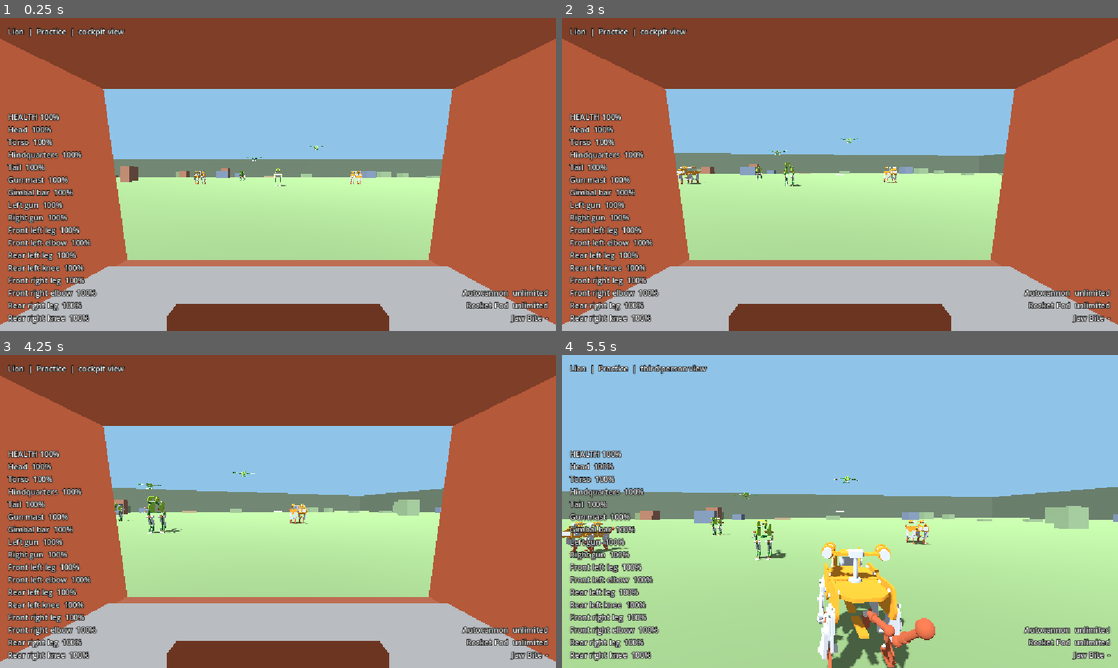
Above: before the commit, frames 1-4 (two rows, left to right).
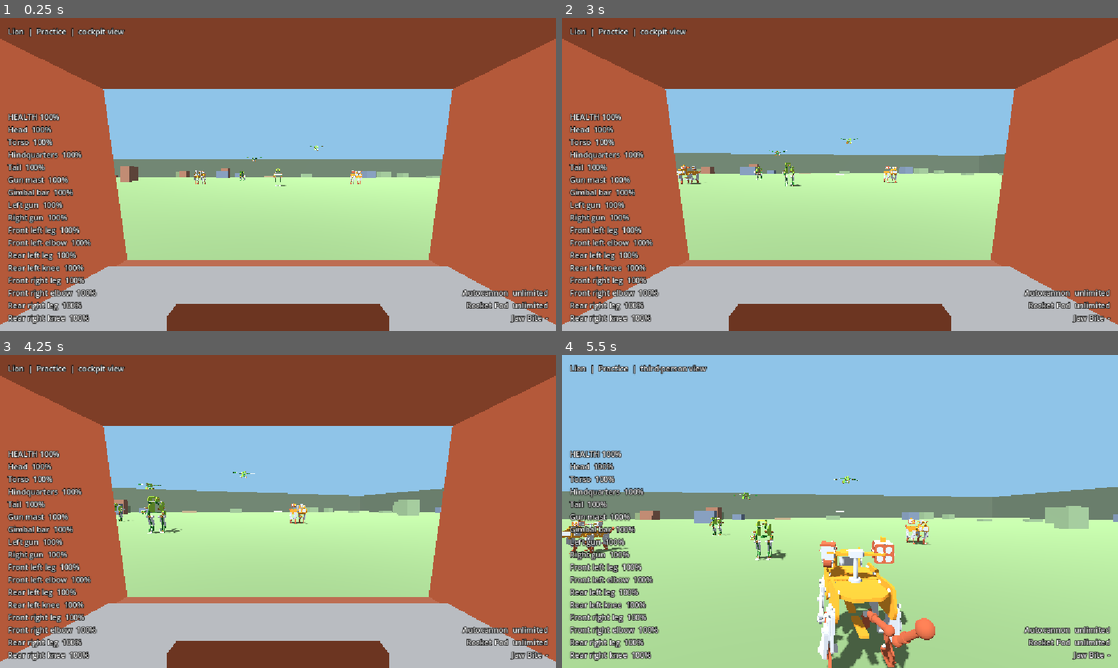
Above: after the commit, the same moments.

Repository: jacksonhcnz/animalmechcombatgame
Game: Godot game, scene res://scenes/test_range.tscn
Two runs of this game, one before a commit and one after it. Both use one fixed random seed, a clock stepped at 60 frames per second and the inputs below. This scene is started directly instead of the project's main scene.
Inputs (mouse positions are in pixels of both pictures, inside the frame that each line leads up to):
- Up to frame 1 (0.25 s): no input
- Up to frame 2 (3 s): tap Enter at 0.5 s; move the mouse to (962, 158) at 0.52 s; hold E (strafe_right) 0.53-1.28 s; tap Space (ascend) at 0.6 s; click (962, 158) at 0.67 s; move the mouse to (812, 174) at 1.27 s; hold W (move_forward) from 1.28 s (still down); tap Z (center_aim) at 1.35 s; move the mouse to (851, 168) at 2.02 s; hold F (fire_melee) 2.03-2.78 s; move the mouse to (834, 180) at 2.77 s; click (834, 180) at 2.85 s
- Up to frame 3 (4.25 s): keep holding W (move_forward); move the mouse to (316, 514) at 3.52 s; hold Right mouse button (fire_secondary) from 3.53 s (still down)
- Up to frame 4 (5.5 s): keep holding W (move_forward); move the mouse to (795, 508) at 4.27 s; release Right mouse button (fire_secondary) at 4.28 s; tap Shift (sprint) at 4.35 s; move the mouse to (845, 511) at 5.02 s; hold C (toggle_view) from 5.03 s (still down); click (845, 511) at 5.17 s

The runs differ from the first frame. In frame 1, less than 0.1% of the frame differs, in the area x 35-66%, y 41-52%; in frame 2, less than 0.1%; in frame 3, less than 0.1%; in frame 4, 0.6%, in the area x 1-66%, y 40-87%.

Commit message:
Meccano-style models for all six ranged guns, shown on the mech per loadout
Co-Authored-By: Claude Sonnet 5.5 <noreply@anthropic.com>
Claude-Session: https://claude.ai/code/session_016ZAQzFNjMzKqDtLtG2bAjQ

Diff:
--- a/data/mechs/hawk.json
+++ b/data/mechs/hawk.json
@@ -71,8 +71,8 @@
 		{"id": "talons", "name": "Talons", "kind": "limb", "health": 50, "tone": "dark", "size": [1.2, 0.6, 1.6], "pos": [0.0 …(1137 unchanged characters)…
 		{"id": "mast", "name": "Belly gimbal", "kind": "mast", "health": 25, "tone": "dark", "size": [0.5, 0.7, 0.5], "pos":  …(247 unchanged characters)…
 		{"id": "crossbar", "name": "Gimbal bar", "kind": "gimbal", "parent": "mast", "health": 20, "tone": "accent", "size":  …(646 unchanged characters)…
-		{"id": "pod_l", "name": "Left gun", "kind": "pod", "parent …(80 unchanged characters)… -1.3, -1.5, 0.7], "visual": [{"shape": "cylinder", "size": [0.5, 2.0, 0.5], "pos": [0, 0, 0], "tone": "metal", "rot_deg": [90, 0, 0]}, {"shape": "cylinder", "size": [0.7, 0.35, 0.7], "pos": [0, 0, 0.5], "tone": "accent", "rot_deg": [90, 0, 0]}, {"shape": "cylinder", "size": [0.7, 0.3, 0.7], "pos": [0, 0, -0.5], "tone": "accent", "rot_deg": [90, 0, 0]}]},
-		{"id": "pod_r", "name": "Right gun", "kind": "pod", "paren …(80 unchanged characters)… [1.3, -1.5, 0.7], "visual": [{"shape": "cylinder", "size": [0.5, 2.0, 0.5], "pos": [0, 0, 0], "tone": "metal", "rot_deg": [90, 0, 0]}, {"shape": "cylinder", "size": [0.7, 0.35, 0.7], "pos": [0, 0, 0.5], "tone": "accent", "rot_deg": [90, 0, 0]}, {"shape": "cylinder", "size": [0.7, 0.3, 0.7], "pos": [0, 0, -0.5], "tone": "accent", "rot_deg": [90, 0, 0]}]},
+		{"id": "pod_l", "name": "Left gun", "kind": "pod", "parent …(80 unchanged characters)… -1.3, -1.5, 0.7], "visual": [{"shape": "box", "size": [0.55, 0.55, 0.5], "pos": [0, 0, 0.1], "tone": "accent"}, {"shape": "hex", "size": [0.5, 0.12, 0.5], "pos": [-0.34, 0, 0], "tone": "metal", "rot_deg": [0, 0, 90]}, {"shape": "hex", "size": [0.4, 0.12, 0.4], "pos": [0.34, 0, 0], "tone": "metal", "rot_deg": [0, 0, 90]}]},
+		{"id": "pod_r", "name": "Right gun", "kind": "pod", "paren …(80 unchanged characters)… [1.3, -1.5, 0.7], "visual": [{"shape": "box", "size": [0.55, 0.55, 0.5], "pos": [0, 0, 0.1], "tone": "accent"}, {"shape": "hex", "size": [0.5, 0.12, 0.5], "pos": [0.34, 0, 0], "tone": "metal", "rot_deg": [0, 0, 90]}, {"shape": "hex", "size": [0.4, 0.12, 0.4], "pos": [-0.34, 0, 0], "tone": "metal", "rot_deg": [0, 0, 90]}]},
 		{"id": "wing_l", "name": "Left wing", "kind": "wing", "health": 70, "tone": "accent", "size": [1.9, 0.35, 2.4], "pos" …(2494 unchanged characters)…
 		{"id": "wing_mid_l", "name": "Forearm", "kind": "wing", "parent": "wing_l", "damage_to": "wing_l", "tone": "accent",  …(2534 unchanged characters)…
 		{"id": "wing_tip_l", "name": "Primaries", "kind": "wing", "parent": "wing_mid_l", "damage_to": "wing_l", "tone": "dar …(2445 unchanged characters)…
--- a/data/mechs/lion.json
+++ b/data/mechs/lion.json
@@ -68,8 +68,8 @@
 		{"id": "tail_tip", "name": "Tail tip", "kind": "tail", "parent": "tail", "damage_to": "tail", "tone": "dark", "size": …(539 unchanged characters)…
 		{"id": "mast", "name": "Gun mast", "kind": "mast", "health": 60, "tone": "dark", "size": [0.7, 1.6, 0.7], "pos": [0.0 …(329 unchanged characters)…
 		{"id": "crossbar", "name": "Gimbal bar", "kind": "gimbal", "parent": "mast", "health": 50, "tone": "accent", "size":  …(655 unchanged characters)…
-		{"id": "pod_l", "name": "Left gun", "kind": "pod", "parent …(80 unchanged characters)… -1.7, 6.3, -0.4], "visual": [{"shape": "cylinder", "size": [0.6, 2.4, 0.6], "pos": [0, 0, 0], "tone": "accent", "rot_deg": [90, 0, 0]}, {"shape": "cylinder", "size": [0.82, 0.4, 0.82], "pos": [0, 0, 0.55], "tone": "primary", "rot_deg": [90, 0, 0]}, {"shape": "cylinder", "size": [0.82, 0.3, 0.82], "pos": [0, 0, -0.6], "tone": "primary", "rot_deg": [90, 0, 0]}, {"shape": "cylinder", "size": [0.44, 0.3, 0.44], "pos": [0, 0, -1.3], "tone": "metal", "rot_deg": [90, 0, 0]}]},
-		{"id": "pod_r", "name": "Right gun", "kind": "pod", "paren …(80 unchanged characters)… [1.7, 6.3, -0.4], "visual": [{"shape": "cylinder", "size": [0.6, 2.4, 0.6], "pos": [0, 0, 0], "tone": "accent", "rot_deg": [90, 0, 0]}, {"shape": "cylinder", "size": [0.82, 0.4, 0.82], "pos": [0, 0, 0.55], "tone": "primary", "rot_deg": [90, 0, 0]}, {"shape": "cylinder", "size": [0.82, 0.3, 0.82], "pos": [0, 0, -0.6], "tone": "primary", "rot_deg": [90, 0, 0]}, {"shape": "cylinder", "size": [0.44, 0.3, 0.44], "pos": [0, 0, -1.3], "tone": "metal", "rot_deg": [90, 0, 0]}]},
+		{"id": "pod_l", "name": "Left gun", "kind": "pod", "parent …(80 unchanged characters)… -1.7, 6.3, -0.4], "visual": [{"shape": "box", "size": [0.55, 0.55, 0.5], "pos": [0, 0, 0.1], "tone": "accent"}, {"shape": "hex", "size": [0.5, 0.12, 0.5], "pos": [-0.34, 0, 0], "tone": "metal", "rot_deg": [0, 0, 90]}, {"shape": "hex", "size": [0.4, 0.12, 0.4], "pos": [0.34, 0, 0], "tone": "metal", "rot_deg": [0, 0, 90]}]},
+		{"id": "pod_r", "name": "Right gun", "kind": "pod", "paren …(80 unchanged characters)… [1.7, 6.3, -0.4], "visual": [{"shape": "box", "size": [0.55, 0.55, 0.5], "pos": [0, 0, 0.1], "tone": "accent"}, {"shape": "hex", "size": [0.5, 0.12, 0.5], "pos": [0.34, 0, 0], "tone": "metal", "rot_deg": [0, 0, 90]}, {"shape": "hex", "size": [0.4, 0.12, 0.4], "pos": [-0.34, 0, 0], "tone": "metal", "rot_deg": [0, 0, 90]}]},
 		{"id": "scapula_fl", "name": "Shoulder blade", "kind": "limb", "tone": "accent", "size": [0.8, 1.342, 0.8], "pos": [- …(605 unchanged characters)…
 		{"id": "leg_fl", "name": "Front left leg", "kind": "leg", "tone": "accent", "size": [0.95, 1.476, 0.95], "pos": [-1.6 …(754 unchanged characters)…
 		{"id": "knee_fl", "name": "Front left elbow", "kind": "joint", "joint": true, "parent": "leg_fl", "health": 40, "tone …(345 unchanged characters)…
--- a/data/mechs/velociraptor.json
+++ b/data/mechs/velociraptor.json
@@ -86,8 +86,8 @@
 		{"id": "hand_r", "name": "Hand", "kind": "limb", "parent": "forearm_r", "damage_to": "arm_r", "tone": "dark", "size": …(740 unchanged characters)…
 	],
 	"mounts": [
-		{"id": "gun_l", "part": "hand_l", "weapon": "autocannon"},
-		{"id": "gun_r", "part": "hand_r", "weapon": "rocket_pod"},
+		{"id": "gun_l", "part": "hand_l", "weapon": "autocannon", "gun_scale": 0.55, "gun_offset": [0.0, 0.0, -0.1]},
+		{"id": "gun_r", "part": "hand_r", "weapon": "rocket_pod", "gun_scale": 0.55, "gun_offset": [0.0, 0.0, -0.1]},
 		{"id": "kick", "part": "foot_r", "weapon": "claw_strike"}
 	]
 }
--- a/data/weapons/autocannon.json
+++ b/data/weapons/autocannon.json
@@ -10,5 +10,27 @@
 	"weight": 15.0,
 	"ammo_weight": 0.05,
 	"spread_deg": 0.4,
-	"tracer_color": "#ffe066"
+	"tracer_color": "#ffe066",
+	"muzzle": 2.45,
+	"visual": [
+		{"shape": "box", "size": [0.8, 0.8, 1.0], "pos": [0, 0, 0.5], "tone": "accent"},
+		{"shape": "box", "size": [0.9, 0.12, 1.1], "pos": [0, 0.46, 0.5], "tone": "dark"},
+		{"shape": "cylinder", "size": [0.62, 1.0, 0.62], "pos": [0, 0, -0.5], "tone": "primary", "rot_deg": [90, 0, 0]},
+		{"shape": "cylinder", "size": [0.3, 1.6, 0.3], "pos": [0, 0, -1.5], "tone": "metal", "rot_deg": [90, 0, 0]},
+		{"shape": "hex", "size": [0.46, 0.14, 0.46], "pos": [0, 0, -2.2], "tone": "metal", "rot_deg": [90, 0, 0]},
+		{"shape": "cylinder", "size": [0.4, 0.3, 0.4], "pos": [0, 0, -2.35], "tone": "dark", "rot_deg": [90, 0, 0]},
+		{"shape": "cylinder", "size": [0.8, 0.5, 0.8], "pos": [0, -0.6, 0.5], "tone": "dark", "rot_deg": [0, 0, 90]},
+		{"shape": "hex", "size": [0.3, 0.08, 0.3], "pos": [0.3, -0.6, 0.5], "tone": "metal", "rot_deg": [0, 0, 90]},
+		{"shape": "hex", "size": [0.3, 0.08, 0.3], "pos": [-0.3, -0.6, 0.5], "tone": "metal", "rot_deg": [0, 0, 90]},
+		{"shape": "box", "size": [0.06, 0.14, 1.4], "pos": [-0.43, 0.1, 0.35], "tone": "metal"},
+		{"shape": "hex", "size": [0.1, 0.05, 0.1], "pos": [-0.48, 0.1, -0.117], "tone": "dark", "rot_deg": [0, 0, 90]},
+		{"shape": "hex", "size": [0.1, 0.05, 0.1], "pos": [-0.48, 0.1, 0.35], "tone": "dark", "rot_deg": [0, 0, 90]},
+		{"shape": "hex", "size": [0.1, 0.05, 0.1], "pos": [-0.48, 0.1, 0.817], "tone": "dark", "rot_deg": [0, 0, 90]},
+		{"shape": "box", "size": [0.06, 0.14, 1.4], "pos": [0.43, 0.1, 0.35], "tone": "metal"},
+		{"shape": "hex", "size": [0.1, 0.05, 0.1], "pos": [0.48, 0.1, -0.117], "tone": "dark", "rot_deg": [0, 0, 90]},
+		{"shape": "hex", "size": [0.1, 0.05, 0.1], "pos": [0.48, 0.1, 0.35], "tone": "dark", "rot_deg": [0, 0, 90]},
+		{"shape": "hex", "size": [0.1, 0.05, 0.1], "pos": [0.48, 0.1, 0.817], "tone": "dark", "rot_deg": [0, 0, 90]},
+		{"shape": "hex", "size": [0.7, 0.08, 0.7], "pos": [0, 0, -0.2], "tone": "metal", "rot_deg": [90, 0, 0]},
+		{"shape": "hex", "size": [0.7, 0.08, 0.7], "pos": [0, 0, -0.8], "tone": "metal", "rot_deg": [90, 0, 0]}
+	]
 }
--- a/data/weapons/flak_burst.json
+++ b/data/weapons/flak_burst.json
@@ -10,5 +10,28 @@
 	"weight": 10.0,
 	"ammo_weight": 0.2,
 	"spread_deg": 3.0,
-	"tracer_color": "#ff6ad5"
+	"tracer_color": "#ff6ad5",
+	"muzzle": 1.6,
+	"visual": [
+		{"shape": "box", "size": [0.95, 0.95, 0.9], "pos": [0, 0, 0.4], "tone": "accent"},
+		{"shape": "cylinder", "size": [0.7, 0.35, 0.7], "pos": [0, 0.55, 0.4], "tone": "dark", "rot_deg": [0, 0, 90]},
+		{"shape": "box", "size": [0.12, 0.12, 1.0], "pos": [0.0, 0.52, 0.4], "tone": "metal"},
+		{"shape": "cylinder", "size": [0.26, 1.3, 0.26], "pos": [-0.24, -0.24, -0.8], "tone": "metal", "rot_deg": [90, 0, 0]},
+		{"shape": "hex", "size": [0.34, 0.08, 0.34], "pos": [-0.24, -0.24, -1.45], "tone": "metal", "rot_deg": [90, 0, 0]},
+		{"shape": "cylinder", "size": [0.26, 1.3, 0.26], "pos": [-0.24, 0.24, -0.8], "tone": "metal", "rot_deg": [90, 0, 0]},
+		{"shape": "hex", "size": [0.34, 0.08, 0.34], "pos": [-0.24, 0.24, -1.45], "tone": "metal", "rot_deg": [90, 0, 0]},
+		{"shape": "cylinder", "size": [0.26, 1.3, 0.26], "pos": [0.24, -0.24, -0.8], "tone": "metal", "rot_deg": [90, 0, 0]},
+		{"shape": "hex", "size": [0.34, 0.08, 0.34], "pos": [0.24, -0.24, -1.45], "tone": "metal", "rot_deg": [90, 0, 0]},
+		{"shape": "cylinder", "size": [0.26, 1.3, 0.26], "pos": [0.24, 0.24, -0.8], "tone": "metal", "rot_deg": [90, 0, 0]},
+		{"shape": "hex", "size": [0.34, 0.08, 0.34], "pos": [0.24, 0.24, -1.45], "tone": "metal", "rot_deg": [90, 0, 0]},
+		{"shape": "hex", "size": [1.0, 0.1, 1.0], "pos": [0, 0, -0.5], "tone": "primary", "rot_deg": [90, 0, 0]},
+		{"shape": "hex", "size": [1.2, 0.1, 1.2], "pos": [0, 0, -1.0], "tone": "primary", "rot_deg": [90, 0, 0]},
+		{"shape": "hex", "size": [1.4, 0.1, 1.4], "pos": [0, 0, -1.4], "tone": "primary", "rot_deg": [90, 0, 0]},
+		{"shape": "box", "size": [0.06, 0.14, 1.0], "pos": [-0.5, 0.0, 0.4], "tone": "metal"},
+		{"shape": "hex", "size": [0.1, 0.05, 0.1], "pos": [-0.55, 0.0, 0.15], "tone": "dark", "rot_deg": [0, 0, 90]},
+		{"shape": "hex", "size": [0.1, 0.05, 0.1], "pos": [-0.55, 0.0, 0.65], "tone": "dark", "rot_deg": [0, 0, 90]},
+		{"shape": "box", "size": [0.06, 0.14, 1.0], "pos": [0.5, 0.0, 0.4], "tone": "metal"},
+		{"shape": "hex", "size": [0.1, 0.05, 0.1], "pos": [0.55, 0.0, 0.15], "tone": "dark", "rot_deg": [0, 0, 90]},
+		{"shape": "hex", "size": [0.1, 0.05, 0.1], "pos": [0.55, 0.0, 0.65], "tone": "dark", "rot_deg": [0, 0, 90]}
+	]
 }
--- a/data/weapons/grenade_launcher.json
+++ b/data/weapons/grenade_launcher.json
@@ -10,5 +10,22 @@
 	"weight": 14.0,
 	"ammo_weight": 0.5,
 	"spread_deg": 2.0,
-	"tracer_color": "#b6ff6a"
+	"tracer_color": "#b6ff6a",
+	"muzzle": 1.7,
+	"visual": [
+		{"shape": "cylinder", "size": [0.8, 1.4, 0.8], "pos": [0, 0, -0.7], "tone": "primary", "rot_deg": [90, 0, 0]},
+		{"shape": "cylinder", "size": [1.0, 0.2, 1.0], "pos": [0, 0, -1.45], "tone": "metal", "rot_deg": [90, 0, 0]},
+		{"shape": "cylinder", "size": [0.55, 0.4, 0.55], "pos": [0, 0, -1.6], "tone": "dark", "rot_deg": [90, 0, 0]},
+		{"shape": "cylinder", "size": [1.05, 0.55, 1.05], "pos": [0, 0, 0.25], "tone": "accent", "rot_deg": [90, 0, 0]},
+		{"shape": "box", "size": [0.5, 0.4, 0.6], "pos": [0, 0.55, 0.6], "tone": "dark"},
+		{"shape": "box", "size": [0.9, 0.5, 0.4], "pos": [0, -0.45, 0.7], "tone": "dark"},
+		{"shape": "box", "size": [0.08, 0.4, 0.6], "pos": [0, 0.2, -0.2], "tone": "metal"},
+		{"shape": "hex", "size": [0.16, 0.08, 0.16], "pos": [0.38, 0.0, 0.55], "tone": "metal", "rot_deg": [90, 0, 0]},
+		{"shape": "hex", "size": [0.16, 0.08, 0.16], "pos": [0.19, 0.329, 0.55], "tone": "metal", "rot_deg": [90, 0, 0]},
+		{"shape": "hex", "size": [0.16, 0.08, 0.16], "pos": [-0.19, 0.329, 0.55], "tone": "metal", "rot_deg": [90, 0, 0]},
+		{"shape": "hex", "size": [0.16, 0.08, 0.16], "pos": [-0.38, 0.0, 0.55], "tone": "metal", "rot_deg": [90, 0, 0]},
+		{"shape": "hex", "size": [0.16, 0.08, 0.16], "pos": [-0.19, -0.329, 0.55], "tone": "metal", "rot_deg": [90, 0, 0]},
+		{"shape": "hex", "size": [0.16, 0.08, 0.16], "pos": [0.19, -0.329, 0.55], "tone": "metal", "rot_deg": [90, 0, 0]},
+		{"shape": "hex", "size": [0.5, 0.1, 0.5], "pos": [0, 0, 0.55], "tone": "metal", "rot_deg": [90, 0, 0]}
+	]
 }
--- a/data/weapons/machine_gun.json
+++ b/data/weapons/machine_gun.json
@@ -10,5 +10,22 @@
 	"weight": 12.0,
 	"ammo_weight": 0.03,
 	"spread_deg": 0.9,
-	"tracer_color": "#fff0a0"
+	"tracer_color": "#fff0a0",
+	"muzzle": 1.5,
+	"visual": [
+		{"shape": "cylinder", "size": [0.6, 0.8, 0.6], "pos": [0, 0, 0.7], "tone": "accent", "rot_deg": [90, 0, 0]},
+		{"shape": "hex", "size": [0.36, 0.1, 0.36], "pos": [0, 0, 1.15], "tone": "metal", "rot_deg": [90, 0, 0]},
+		{"shape": "box", "size": [0.5, 0.45, 0.7], "pos": [0, -0.5, 0.6], "tone": "primary"},
+		{"shape": "box", "size": [0.12, 0.4, 0.2], "pos": [0, -0.2, 0.2], "tone": "dark"},
+		{"shape": "cylinder", "size": [0.7, 0.12, 0.7], "pos": [0, 0, 0.15], "tone": "dark", "rot_deg": [90, 0, 0]},
+		{"shape": "cylinder", "size": [0.7, 0.12, 0.7], "pos": [0, 0, -1.35], "tone": "dark", "rot_deg": [90, 0, 0]},
+		{"shape": "cylinder", "size": [0.45, 0.1, 0.45], "pos": [0, 0, -0.6], "tone": "primary", "rot_deg": [90, 0, 0]},
+		{"shape": "cylinder", "size": [0.16, 1.7, 0.16], "pos": [0.0, 0.2, -0.6], "tone": "metal", "rot_deg": [90, 0, 0]},
+		{"shape": "hex", "size": [0.2, 0.08, 0.2], "pos": [0.0, 0.2, -1.45], "tone": "metal", "rot_deg": [90, 0, 0]},
+		{"shape": "cylinder", "size": [0.16, 1.7, 0.16], "pos": [-0.173, -0.1, -0.6], "tone": "metal", "rot_deg": [90, 0, 0]},
+		{"shape": "hex", "size": [0.2, 0.08, 0.2], "pos": [-0.173, -0.1, -1.45], "tone": "metal", "rot_deg": [90, 0, 0]},
+		{"shape": "cylinder", "size": [0.16, 1.7, 0.16], "pos": [0.173, -0.1, -0.6], "tone": "metal", "rot_deg": [90, 0, 0]},
+		{"shape": "hex", "size": [0.2, 0.08, 0.2], "pos": [0.173, -0.1, -1.45], "tone": "metal", "rot_deg": [90, 0, 0]},
+		{"shape": "box", "size": [0.06, 0.06, 1.3], "pos": [0, 0.38, -0.5], "tone": "metal"}
+	]
 }
--- a/data/weapons/rocket_pod.json
+++ b/data/weapons/rocket_pod.json
@@ -10,5 +10,32 @@
 	"weight": 20.0,
 	"ammo_weight": 1.0,
 	"spread_deg": 1.2,
-	"tracer_color": "#ff8a4a"
+	"tracer_color": "#ff8a4a",
+	"muzzle": 1.0,
+	"visual": [
+		{"shape": "plate", "points": [[-0.575, -0.575], [0.575, -0.575], [0.575, 0.575], [-0.575, 0.575]], "thickness": 0.1, "round": 0.12, "pos": [0, 0, 0.75], "tone": "dark"},
+		{"shape": "plate", "points": [[-0.575, -0.575], [0.575, -0.575], [0.575, 0.575], [-0.575, 0.575]], "thickness": 0.1, "round": 0.12, "pos": [0, 0, -0.75], "tone": "dark"},
+		{"shape": "cylinder", "size": [0.4, 1.7, 0.4], "pos": [-0.26, -0.26, 0], "tone": "accent", "rot_deg": [90, 0, 0]},
+		{"shape": "sphere", "size": [0.34, 0.34, 0.34], "pos": [-0.26, -0.26, -0.95], "tone": "primary"},
+		{"shape": "hex", "size": [0.5, 0.08, 0.5], "pos": [-0.26, -0.26, -0.8], "tone": "metal", "rot_deg": [90, 0, 0]},
+		{"shape": "cylinder", "size": [0.4, 1.7, 0.4], "pos": [-0.26, 0.26, 0], "tone": "accent", "rot_deg": [90, 0, 0]},
+		{"shape": "sphere", "size": [0.34, 0.34, 0.34], "pos": [-0.26, 0.26, -0.95], "tone": "primary"},
+		{"shape": "hex", "size": [0.5, 0.08, 0.5], "pos": [-0.26, 0.26, -0.8], "tone": "metal", "rot_deg": [90, 0, 0]},
+		{"shape": "cylinder", "size": [0.4, 1.7, 0.4], "pos": [0.26, -0.26, 0], "tone": "accent", "rot_deg": [90, 0, 0]},
+		{"shape": "sphere", "size": [0.34, 0.34, 0.34], "pos": [0.26, -0.26, -0.95], "tone": "primary"},
+		{"shape": "hex", "size": [0.5, 0.08, 0.5], "pos": [0.26, -0.26, -0.8], "tone": "metal", "rot_deg": [90, 0, 0]},
+		{"shape": "cylinder", "size": [0.4, 1.7, 0.4], "pos": [0.26, 0.26, 0], "tone": "accent", "rot_deg": [90, 0, 0]},
+		{"shape": "sphere", "size": [0.34, 0.34, 0.34], "pos": [0.26, 0.26, -0.95], "tone": "primary"},
+		{"shape": "hex", "size": [0.5, 0.08, 0.5], "pos": [0.26, 0.26, -0.8], "tone": "metal", "rot_deg": [90, 0, 0]},
+		{"shape": "box", "size": [0.06, 0.14, 1.5], "pos": [-0.6, 0.0, 0.0], "tone": "metal"},
+		{"shape": "hex", "size": [0.1, 0.05, 0.1], "pos": [-0.65, 0.0, -0.5], "tone": "dark", "rot_deg": [0, 0, 90]},
+		{"shape": "hex", "size": [0.1, 0.05, 0.1], "pos": [-0.65, 0.0, 0.0], "tone": "dark", "rot_deg": [0, 0, 90]},
+		{"shape": "hex", "size": [0.1, 0.05, 0.1], "pos": [-0.65, 0.0, 0.5], "tone": "dark", "rot_deg": [0, 0, 90]},
+		{"shape": "box", "size": [0.06, 0.14, 1.5], "pos": [0.6, 0.0, 0.0], "tone": "metal"},
+		{"shape": "hex", "size": [0.1, 0.05, 0.1], "pos": [0.65, 0.0, -0.5], "tone": "dark", "rot_deg": [0, 0, 90]},
+		{"shape": "hex", "size": [0.1, 0.05, 0.1], "pos": [0.65, 0.0, 0.0], "tone": "dark", "rot_deg": [0, 0, 90]},
+		{"shape": "hex", "size": [0.1, 0.05, 0.1], "pos": [0.65, 0.0, 0.5], "tone": "dark", "rot_deg": [0, 0, 90]},
+		{"shape": "box", "size": [1.0, 0.06, 1.5], "pos": [0, 0.62, 0.0], "tone": "metal"},
+		{"shape": "box", "size": [0.3, 0.3, 0.5], "pos": [0, 0.8, 0.1], "tone": "primary"}
+	]
 }
--- a/data/weapons/sniper_cannon.json
+++ b/data/weapons/sniper_cannon.json
@@ -10,5 +10,23 @@
 	"weight": 22.0,
 	"ammo_weight": 0.6,
 	"spread_deg": 0.05,
-	"tracer_color": "#9fe8ff"
+	"tracer_color": "#9fe8ff",
+	"muzzle": 3.6,
+	"visual": [
+		{"shape": "box", "size": [0.55, 0.6, 1.4], "pos": [0, 0, 0.5], "tone": "accent"},
+		{"shape": "cylinder", "size": [0.22, 3.4, 0.22], "pos": [0, 0, -1.8], "tone": "metal", "rot_deg": [90, 0, 0]},
+		{"shape": "cylinder", "size": [0.46, 0.8, 0.46], "pos": [0, 0, -0.2], "tone": "primary", "rot_deg": [90, 0, 0]},
+		{"shape": "hex", "size": [0.36, 0.14, 0.36], "pos": [0, 0, -1.0], "tone": "metal", "rot_deg": [90, 0, 0]},
+		{"shape": "hex", "size": [0.36, 0.14, 0.36], "pos": [0, 0, -1.8], "tone": "metal", "rot_deg": [90, 0, 0]},
+		{"shape": "hex", "size": [0.36, 0.14, 0.36], "pos": [0, 0, -2.6], "tone": "metal", "rot_deg": [90, 0, 0]},
+		{"shape": "box", "size": [0.4, 0.4, 0.35], "pos": [0, 0, -3.45], "tone": "dark"},
+		{"shape": "hex", "size": [0.5, 0.08, 0.5], "pos": [0, 0, -3.2], "tone": "metal", "rot_deg": [90, 0, 0]},
+		{"shape": "cylinder", "size": [0.28, 1.0, 0.28], "pos": [0, 0.55, 0.3], "tone": "primary", "rot_deg": [90, 0, 0]},
+		{"shape": "hex", "size": [0.4, 0.1, 0.4], "pos": [0, 0.55, 0.0], "tone": "metal", "rot_deg": [90, 0, 0]},
+		{"shape": "hex", "size": [0.4, 0.1, 0.4], "pos": [0, 0.55, 0.6], "tone": "metal", "rot_deg": [90, 0, 0]},
+		{"shape": "box", "size": [0.12, 0.3, 0.12], "pos": [0, 0.38, 0.0], "tone": "dark"},
+		{"shape": "box", "size": [0.12, 0.3, 0.12], "pos": [0, 0.38, 0.6], "tone": "dark"},
+		{"shape": "plate", "points": [[0, 0.3], [0.9, 0.3], [0.9, -0.4], [0.4, -0.4]], "thickness": 0.1, "round": 0.05, "pos": [-0.05, -0.05, 1.5], "tone": "primary", "rot_deg": [0, 90, 0]},
+		{"shape": "box", "size": [0.06, 0.06, 2.2], "pos": [-0.2, -0.12, -1.4], "tone": "metal"}
+	]
 }
--- a/scripts/core/game_data.gd
+++ b/scripts/core/game_data.gd
@@ -87,6 +87,10 @@
 	for key in ["damage", "range", "fire_interval"]:
 		if float(w.get(key, 0.0)) <= 0.0:
 			p.append("%s: %s must be greater than 0" % [tag, key])
+	if w.has("visual"):
+		p.append_array(_validate_visual(tag, w["visual"]))
+		if float(w.get("muzzle", 0.0)) <= 0.0:
+			p.append("%s: a weapon with a visual needs muzzle (how far in front of its mount the shots start)" % tag)
 	if w.get("kind", "") == "ranged":
 		if int(w.get("ammo", 0)) <= 0:
 			p.append("%s: ranged weapons need ammo greater than 0" % tag)
--- a/scripts/mech/mech.gd
+++ b/scripts/mech/mech.gd
@@ -58,6 +58,8 @@
 var _base_colors: Dictionary = {}
 ## Extra visual pieces of a part: part id -> [[material, base colour], ...]
 var _piece_materials: Dictionary = {}
+## The visible gun model of each ranged mount, by mount id.
+var _guns: Dictionary = {}
 var _own_rids: Array[RID] = []
 var _aim_pivot: Node3D
 var _aim_base_y: float = 0.0
@@ -180,6 +182,10 @@
 func mount_position(mount_id: String) -> Vector3:
 	for mount in def.get("mounts", []):
 		if mount["id"] == mount_id and _part_meshes.has(mount["part"]):
+			if _guns.has(mount_id):
+				var gun: Node3D = _guns[mount_id]
+				var muzzle := float(GameData.get_entry("weapons", str(mount["weapon"])).get("muzzle", 0.0))
+				return gun.global_transform * Vector3(0.0, 0.0, -muzzle)
 			return _part_meshes[mount["part"]].global_position
 	return global_position
 
@@ -480,6 +486,8 @@
 		_hitboxes[part_id] = hitbox
 		_own_rids.append(hitbox.get_rid())
 
+	_build_guns(palette)
+
 	var head: Dictionary = _part_defs["head"]
 	var cockpit_pos := _vec3(head["pos"]) + _vec3(def["cockpit"])
 	_aim_pivot = Node3D.new()
@@ -493,9 +501,25 @@
 	add_child(_third_pivot)
 
 
+## Draws each ranged mount's weapon (its `visual` in the weapon data) on the part that carries it,
+## pointing forward. A mount can set `gun_scale` and `gun_offset` for a small or offset mount.
+func _build_guns(palette: Dictionary) -> void:
+	for mount in def.get("mounts", []):
+		var weapon_def := GameData.get_entry("weapons", str(mount["weapon"]))
+		if not weapon_def.has("visual") or not _part_meshes.has(mount["part"]):
+			continue
+		var gun := Node3D.new()
+		gun.name = "Gun_" + str(mount["id"])
+		gun.scale = Vector3.ONE * float(mount.get("gun_scale", 1.0))
+		gun.position = _vec3(mount.get("gun_offset", [0.0, 0.0, 0.0]))
+		_part_meshes[mount["part"]].add_child(gun)
+		_build_visual(mount["part"], gun, weapon_def["visual"], palette)
+		_guns[mount["id"]] = gun
+
+
 ## Builds the shaped pieces of a part (see data/README.md, "visual").
 func _build_visual(part_id: String, holder: Node3D, pieces: Array, palette: Dictionary) -> void:
-	var materials: Array = []
+	var materials: Array = _piece_materials.get(part_id, [])
 	for piece in pieces:
 		var mesh_piece := MeshInstance3D.new()
 		var size := _vec3(piece["size"]) if piece.has("size") else Vector3.ONE
